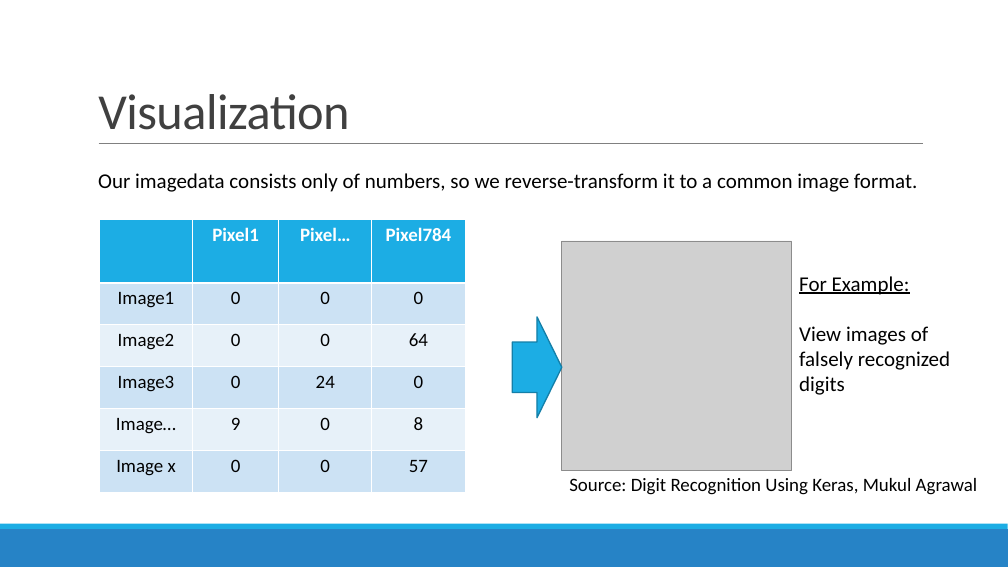
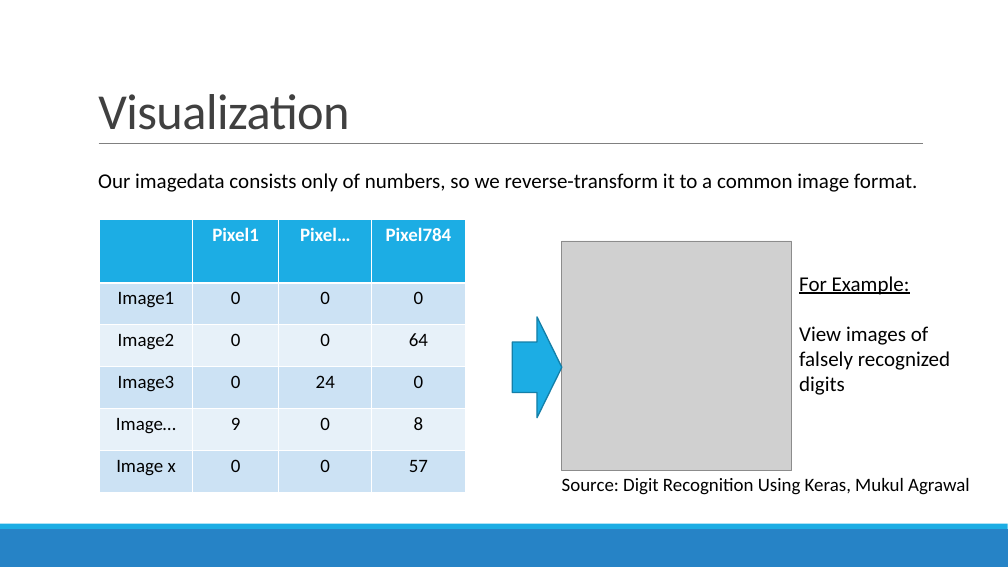
Before and after one commit to datascience-mobi/project-03-group-01, a slide deck: slide 7 of Vortrag1.pptx. Drawn at 1008x567 pixels with LibreOffice and Linux fonts; fonts in the diff are those of the drawing; grey boxes stand for pictures. Boxes give left, top, right and bottom in pixels: in the first picture for what was removed or moved away, otherwise in the second. Text is boxed around its words. In the diff, an @@ line names an element or a change of style, - is before the commit and + after.

```diff
--- a/Vortrag1.pptx
+++ b/Vortrag1.pptx
@@ text "Source: Digit Recognition Using Keras, ...": place and size @@
-text "Source: Digit Recognition Using Keras, ..." at <box>569,478,978,495</box>
+text "Source: Digit Recognition Using Keras, ..." at <box>562,478,970,495</box>
```
Also in this commit, not shown: 2 other slides changed.
